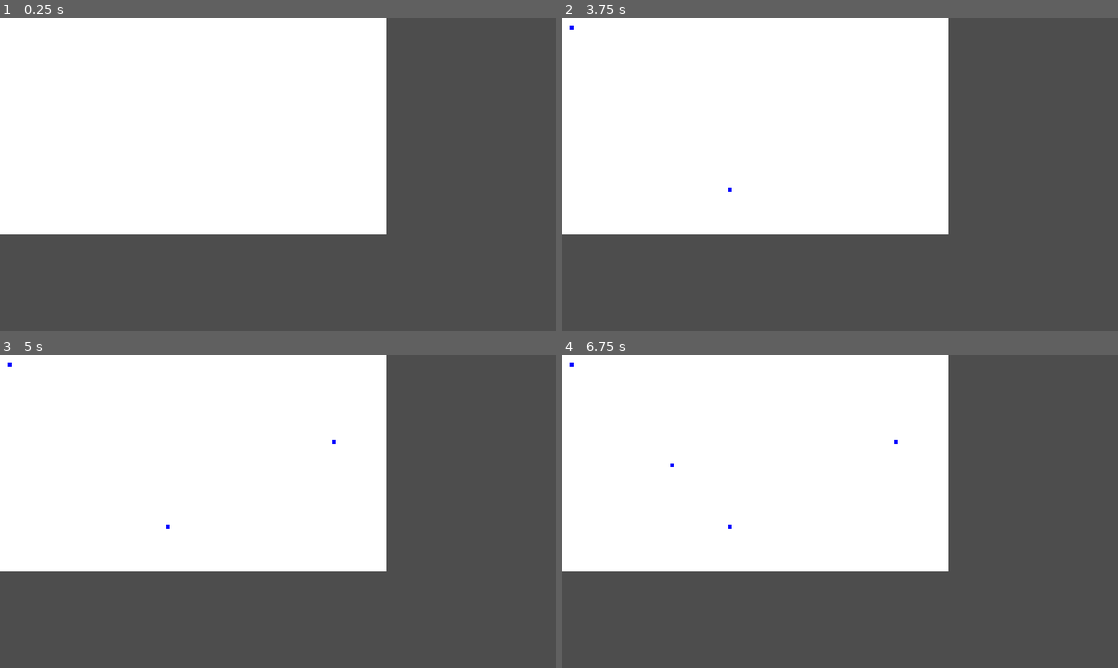
Above: before the commit, frames 1-4 (two rows, left to right).
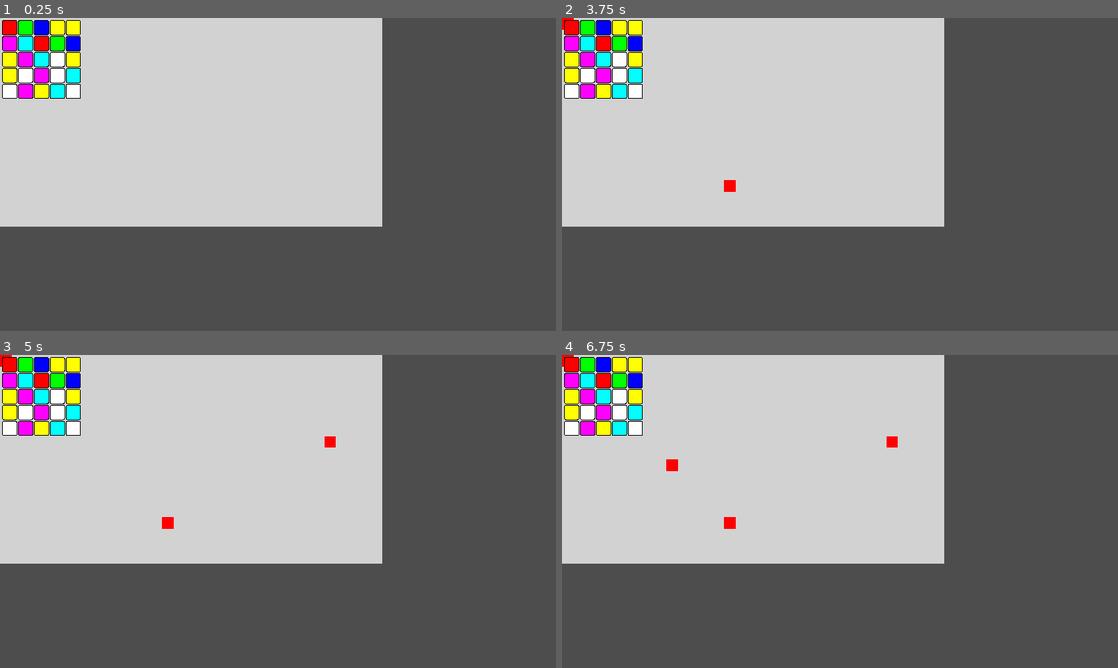
Above: after the commit, the same moments.

Repository: munucrafts/GD-Pixelo-PixelArtMaker
Game: Godot game, scene res://Scenes/control.tscn
Two runs of this game, one before a commit and one after it. Both use one fixed random seed, a clock stepped at 60 frames per second and the inputs below.
Inputs (mouse positions are in pixels of both pictures, inside the frame that each line leads up to):
- Up to frame 1 (0.25 s): no input
- Up to frame 2 (3.75 s): click (573, 27) at 0.52 s; click (573, 27) at 1.27 s; click (573, 27) at 2.02 s; tap Enter at 2.75 s; move the mouse to (962, 158) at 2.77 s; click (962, 158) at 2.92 s; tap Space at 3.5 s; move the mouse to (728, 190) at 3.52 s; click (728, 190) at 3.67 s
- Up to frame 3 (5 s): tap Enter at 4.25 s; move the mouse to (333, 442) at 4.27 s; click (333, 442) at 4.42 s
- Up to frame 4 (6.75 s): tap Space at 5, 6.5 s; move the mouse to (812, 574) at 5.02 s; click (812, 574) at 5.17 s; tap Enter at 5.75 s; move the mouse to (1006, 558) at 5.77 s; click (1006, 558) at 5.92 s; move the mouse to (673, 464) at 6.52 s; click (673, 464) at 6.67 s

The runs differ from the first frame. In frame 1, 47% of the frame differs, in the area x 0-70%, y 0-70%; in frame 2, 47%; in frame 3, 47%; in frame 4, 47%.

Commit message:
Color Pallete Added

Diff:
--- /dev/null
+++ b/Scenes/ColorButton.gd
@@ -0,0 +1,11 @@
+extends Node2D
+
+var button_color
+
+func update_style(new_color : Color):
+	$Button.modulate = new_color
+	button_color = new_color
+
+func _on_button_pressed():
+	get_tree().current_scene.color = button_color
+	print($Button.modulate)
--- /dev/null
+++ b/Scenes/ColorButton.tscn
@@ -0,0 +1,32 @@
+[gd_scene load_steps=3 format=3 uid="uid://bft4jxp6ll8gv"]
+
+[ext_resource type="Script" path="res://Scenes/ColorButton.gd" id="1_mkryj"]
+
+[sub_resource type="StyleBoxFlat" id="StyleBoxFlat_hri1q"]
+bg_color = Color(1, 1, 1, 1)
+border_width_left = 1
+border_width_top = 1
+border_width_right = 1
+border_width_bottom = 1
+border_color = Color(0, 0, 0, 1)
+corner_radius_top_left = 2
+corner_radius_top_right = 2
+corner_radius_bottom_right = 2
+corner_radius_bottom_left = 2
+anti_aliasing_size = 1.5
+
+[node name="Node2D" type="Node2D"]
+script = ExtResource("1_mkryj")
+
+[node name="Button" type="Button" parent="."]
+modulate = Color(1, 0.498039, 0, 1)
+offset_right = 30.0
+offset_bottom = 30.0
+mouse_default_cursor_shape = 2
+theme_override_styles/normal = SubResource("StyleBoxFlat_hri1q")
+theme_override_styles/hover = SubResource("StyleBoxFlat_hri1q")
+theme_override_styles/pressed = SubResource("StyleBoxFlat_hri1q")
+theme_override_styles/focus = SubResource("StyleBoxFlat_hri1q")
+keep_pressed_outside = true
+
+[connection signal="pressed" from="Button" to="." method="_on_button_pressed"]
--- /dev/null
+++ b/Scenes/ColorButtonContainer.gd
@@ -0,0 +1,45 @@
+extends Node2D
+
+var button_scene = preload("res://Scenes/ColorButton.tscn")
+var pixel_colors = [
+	Color(255, 0, 0, 255),       # Red
+	Color(0, 255, 0, 255),       # Lime
+	Color(0, 0, 255, 255),       # Blue
+	Color(255, 255, 0, 255),     # Yellow
+	Color(255, 127, 0, 255),     # Orange
+	Color(255, 0, 255, 255),     # Magenta
+	Color(0, 255, 255, 255),     # Cyan
+	Color(128, 0, 0, 255),       # Maroon
+	Color(0, 128, 0, 255),       # Green
+	Color(0, 0, 128, 255),       # Navy
+	Color(128, 128, 0, 255),     # Olive
+	Color(128, 0, 128, 255),     # Purple
+	Color(0, 128, 128, 255),     # Teal
+	Color(255, 105, 180, 255),   # Hot Pink
+	Color(255, 215, 0, 255),     # Gold
+	Color(255, 69, 0, 255),      # Red-Orange
+	Color(65, 105, 225, 255),    # Royal Blue
+	Color(255, 0, 255, 255),     # Fuchsia
+	Color(218, 112, 214, 255),   # Orchid
+	Color(0, 191, 255, 255),     # Deep Sky Blue
+	Color(255, 20, 147, 255),    # Deep Pink
+	Color(128, 0, 128, 255),     # Medium Purple
+	Color(255, 140, 0, 255),     # Dark Orange
+	Color(0, 255, 255, 255),     # Aqua
+	Color(255, 255, 255, 255)    # White
+]
+
+func _ready():
+	var initial_position = Vector2(5, 0)
+
+	for i in range(5):
+		var row_position = initial_position + Vector2(0, i * 33 + 5)
+
+		for j in range(5):
+			var button_position = row_position + Vector2(j * 33, 0)
+			var button_instance = button_scene.instantiate()
+			add_child(button_instance)
+			button_instance.position = button_position
+			var color_index = i * 5 + j
+			var color = pixel_colors[color_index]
+			button_instance.update_style(color)
--- /dev/null
+++ b/Scenes/ColorButtonContainer.tscn
@@ -0,0 +1,6 @@
+[gd_scene load_steps=2 format=3 uid="uid://do311bsrculf1"]
+
+[ext_resource type="Script" path="res://Scenes/ColorButtonContainer.gd" id="1_xk1hw"]
+
+[node name="Node2D" type="Node2D"]
+script = ExtResource("1_xk1hw")
--- a/Scenes/Control.gd
+++ b/Scenes/Control.gd
@@ -1,33 +1,49 @@
 extends Control
 
-var pixel_size = 8
+var pixel_size = 24
 var screen_size = DisplayServer.window_get_size()
 var canvas_size = Vector2(screen_size.x / pixel_size, screen_size.y / pixel_size)
-var pixels = [] # 2D array to store pixel colors
-var color = Color(0, 0, 1) # Green color
+var pixels = []
+var color = Color(0, 0, 1)
+var bg_color = Color(1, 1, 1, 0.75)
 
 func _ready():
-	# Initialize the canvas with transparent pixels
+	#Input.set_mouse_mode(Input.MOUSE_MODE_HIDDEN)
 	for x in range(canvas_size.x):
 		var column = []
 		for y in range(canvas_size.y):
-			column.append(Color(1, 1, 1, 1)) # Transparent
+			column.append(bg_color)
 		pixels.append(column)
 
 func _process(delta):
+	#set_cursor()
 	if Input.is_mouse_button_pressed(MOUSE_BUTTON_LEFT):
-		draw_pixel(get_global_mouse_position())
+		draw_pixel(get_global_mouse_position(), color)
+		queue_redraw()
+	elif Input.is_mouse_button_pressed(MOUSE_BUTTON_RIGHT):
+		erase_pixel(get_global_mouse_position())
 		queue_redraw()
 
-func draw_pixel(position):
+func draw_pixel(position, color):
 	var x = int(position.x / pixel_size)
 	var y = int(position.y / pixel_size)
 
-	# Check if the pixel coordinates are within the canvas bounds
 	if x >= 0 and x < canvas_size.x and y >= 0 and y < canvas_size.y:
 		pixels[x][y] = color
+
+func erase_pixel(position):
+	var x = int(position.x / pixel_size)
+	var y = int(position.y / pixel_size)
+
+	if x >= 0 and x < canvas_size.x and y >= 0 and y < canvas_size.y:
+		pixels[x][y] = bg_color
 
 func _draw():
 	for x in range(canvas_size.x):
 		for y in range(canvas_size.y):
 			draw_rect(Rect2(x * pixel_size, y * pixel_size, pixel_size, pixel_size), pixels[x][y])
+
+#func set_cursor():
+	#var CursorPosition = get_global_mouse_position()
+	#$Tex_Cursor.position = CursorPosition
+	#$Tex_Cursor.size = Vector2(pixel_size, pixel_size)
--- a/Scenes/control.tscn
+++ b/Scenes/control.tscn
@@ -1,10 +1,16 @@
-[gd_scene load_steps=2 format=3 uid="uid://dpng2wf0yx83k"]
+[gd_scene load_steps=3 format=3 uid="uid://dpng2wf0yx83k"]
 
 [ext_resource type="Script" path="res://Scenes/Control.gd" id="1_0va4h"]
+[ext_resource type="PackedScene" uid="uid://do311bsrculf1" path="res://Scenes/ColorButtonContainer.tscn" id="2_4fhmx"]
 
 [node name="Control" type="Control"]
 layout_mode = 3
-anchors_preset = 0
-offset_right = 640.0
-offset_bottom = 384.0
+anchors_preset = 15
+anchor_right = 1.0
+anchor_bottom = 1.0
+grow_horizontal = 2
+grow_vertical = 2
+mouse_default_cursor_shape = 3
 script = ExtResource("1_0va4h")
+
+[node name="ColorButtonContainer" parent="." instance=ExtResource("2_4fhmx")]
Binary file added: Assets/Cursor.png
Not shown, added: Assets/Cursor.png.import
